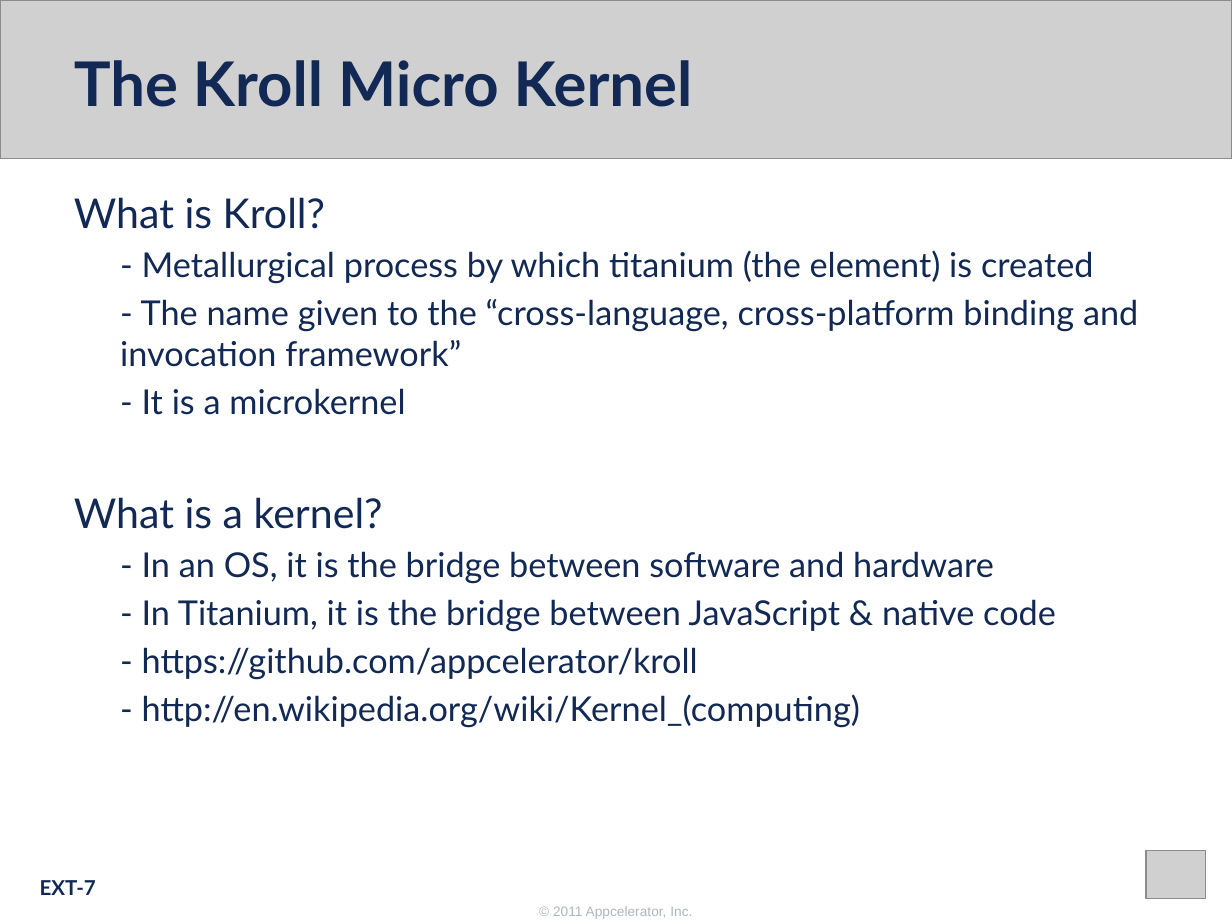
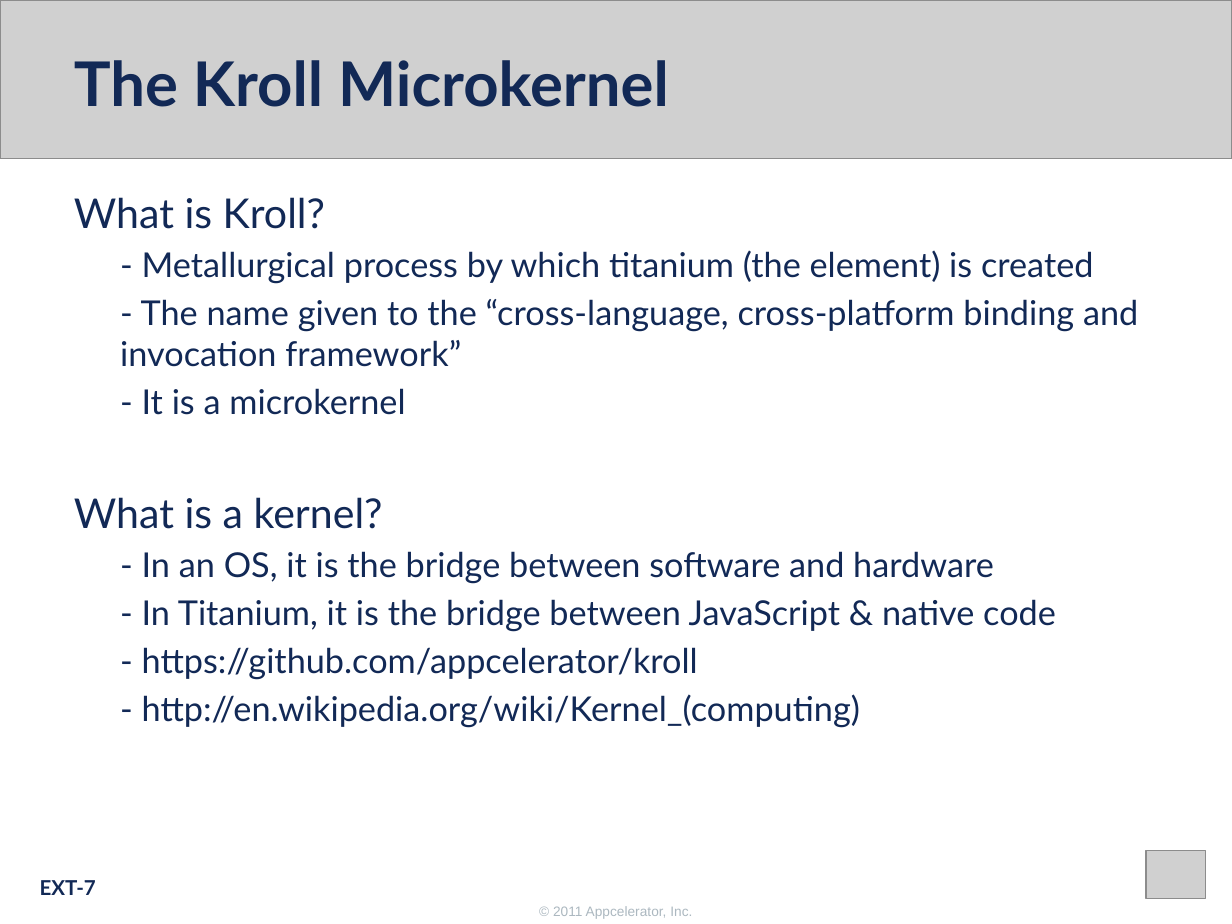
Before and after one commit to appcelerator-forks/appcelerator-training.tcmd_certification, a slide deck: slide 7 of 370.pptx. Drawn at 1232x924 pixels with LibreOffice and Linux fonts; fonts in the diff are those of the drawing; grey boxes stand for pictures; background and template pictures are left out. Boxes give left, top, right and bottom in pixels: in the first picture for what was removed or moved away, otherwise in the second. Text is boxed around its words. In the diff, an @@ line names an element or a change of style, - is before the commit and + after.

Commit message:
Typo fix

```diff
--- a/370.pptx
+++ b/370.pptx
@@ title at (74,60,669,107): text changed @@
-The Kroll Micro Kernel
+The Kroll Microkernel
```
